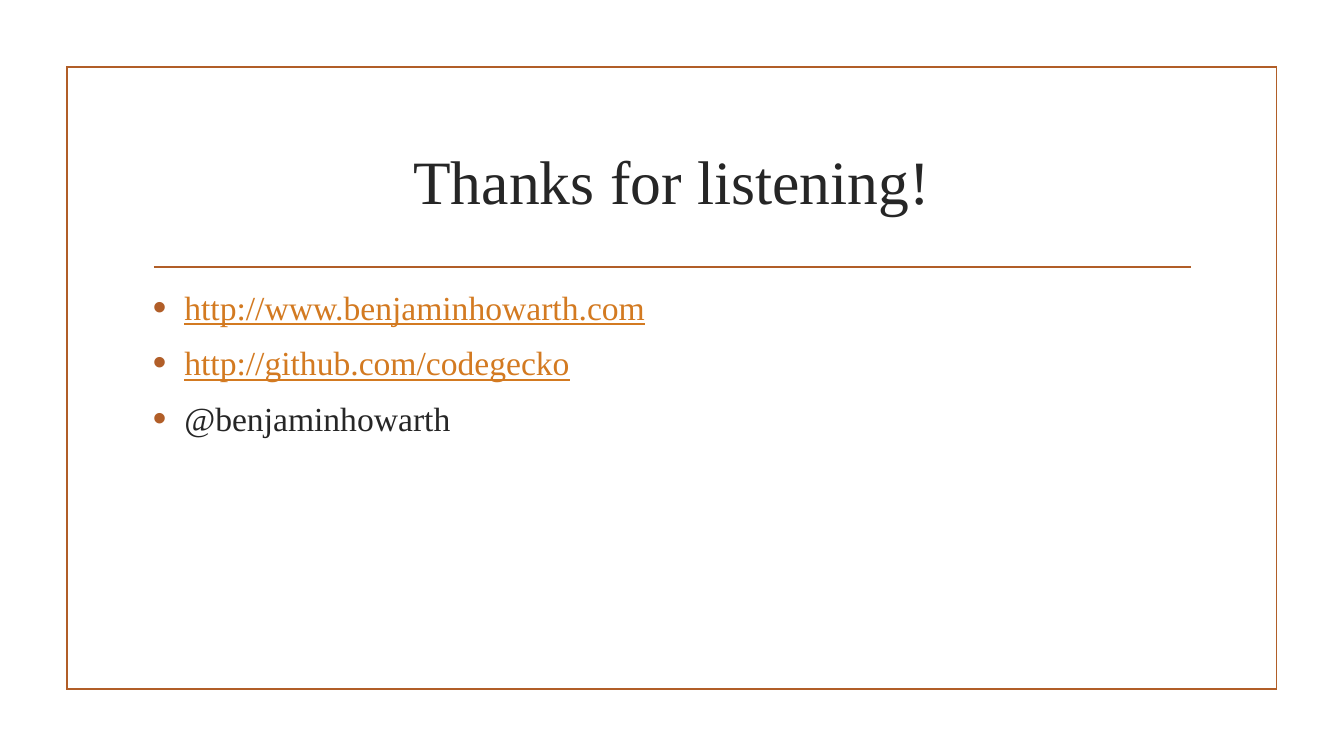
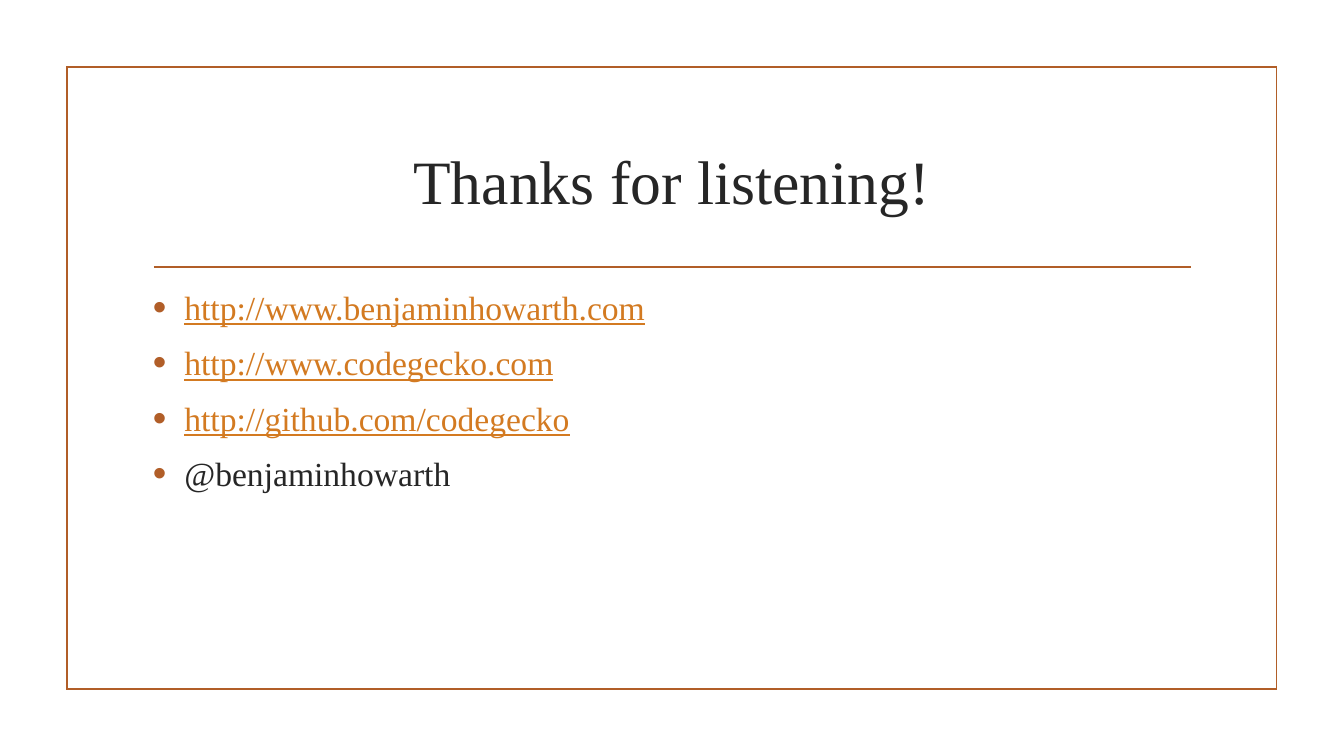
Before and after one commit to benjaminhowarth1/conference-talks, a slide deck: slide 13 of HotTowelSPAWithSEO/Canopy view of SPAs.pptx. Drawn at 1344x756 pixels with LibreOffice and Linux fonts; fonts in the diff are those of the drawing; background and template pictures are left out. Boxes give left, top, right and bottom in pixels: in the first picture for what was removed or moved away, otherwise in the second. Text is boxed around its words. In the diff, an @@ line names an element or a change of style, - is before the commit and + after.

```diff
--- a/HotTowelSPAWithSEO/Canopy view of SPAs.pptx
+++ b/HotTowelSPAWithSEO/Canopy view of SPAs.pptx
@@ text at (x1=184, y1=351, x2=553, y2=382): paragraph added @@
+• http://www.codegecko.com
```
Also in this commit, not shown: 3 other slides changed, 50 other files.
